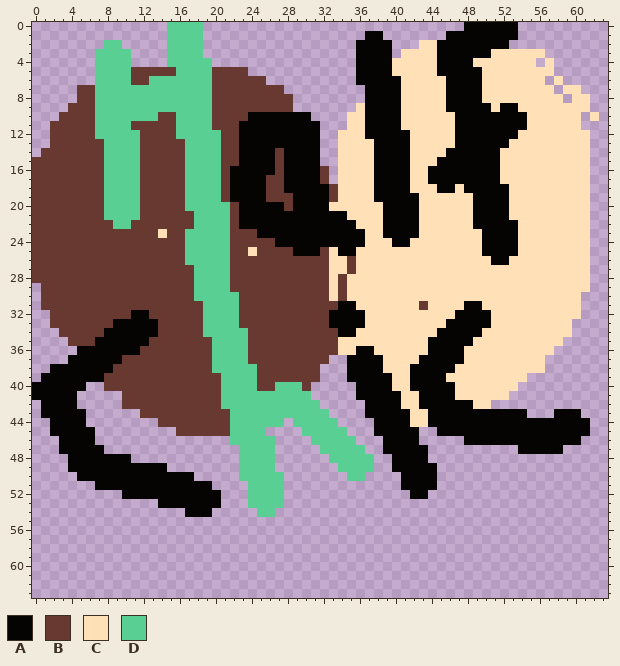
Two versions of one pixel-art file, sprites/aseprite/scratch_ideas/half-cheek.aseprite. The picture above was drawn from the file before the commit.
64x64 pixels, 1 frame.
Palette (. is transparent): A #050403  B #673931  C #ffe0b7  D #59cf93
The same view after the edit:
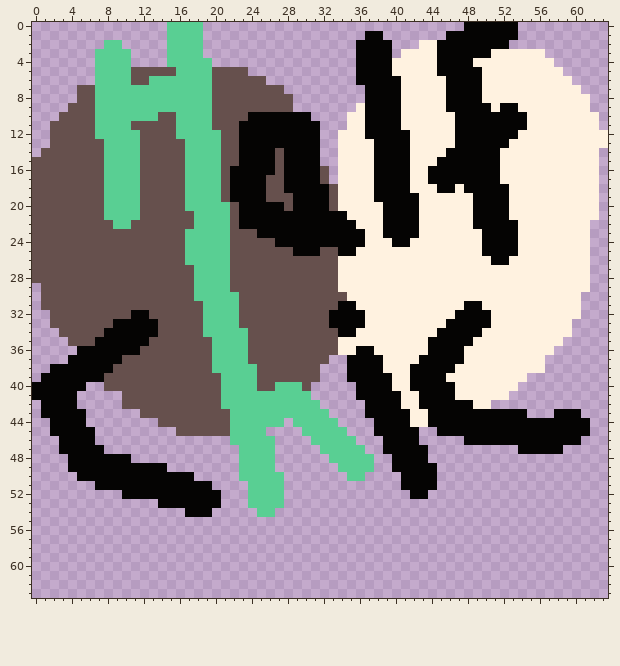
Changes in this commit:
Colour B changes from #673931 to #66504d.
Colour C changes from #ffe0b7 to #fff2e0.
Colour B replaces colour C in row 20 at x 33; in row 23 at x 14; in row 25 at x 24 and 33; in rows 26 to 30 at x 33.
Colour C is added in row 4 at x 56; in row 5 at x 58; in row 6 at x 57 and 59; in row 7 at x 58; in row 8 at x 59; in row 10 at x 61.
Colour C is added in row 11 at x 61 to 62; in rows 12 to 13 at x 62 to 63; in rows 14 to 21 at x 62.
Colour C replaces colour B in rows 26 to 27 at x 35; in rows 28 to 29 at x 34; in row 31 at x 43.
Boxes around the changes in both pictures, in picture pixels (x1, y1, x2, y2):
changed: (32, 40, 608, 436)
